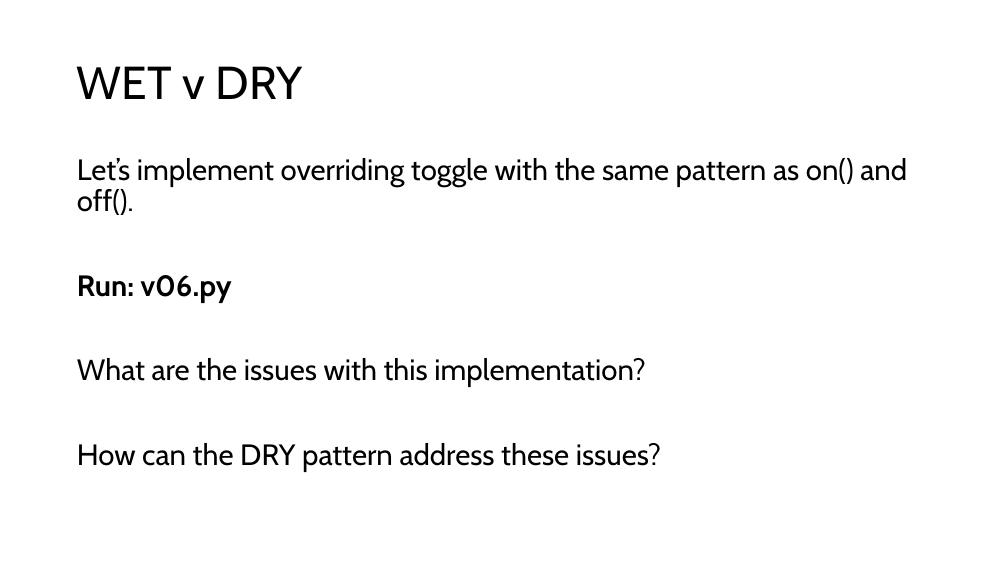
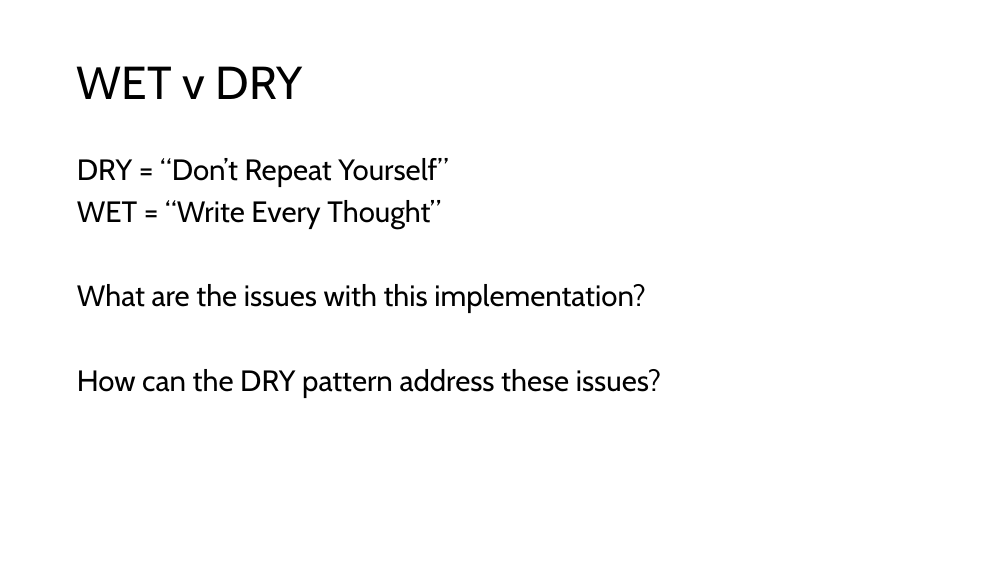
Before and after one commit to TempeHS/MicroPython_OOP_Pi_Pico_Mini_Project_Source, a slide deck: slide 11 of tutorials/presentations/Lecture2.pptx (slide 5 before the commit). Drawn at 1008x567 pixels with LibreOffice and Linux fonts; fonts in the diff are those of the drawing. Boxes give left, top, right and bottom in pixels: in the first picture for what was removed or moved away, otherwise in the second. Text is boxed around its words. In the diff, an @@ line names an element or a change of style, - is before the commit and + after.

```diff
--- a/tutorials/presentations/Lecture2.pptx
+++ b/tutorials/presentations/Lecture2.pptx
@@ text at (77, 158, 448, 229): text changed @@
-Let’s implement overriding toggle with the same pattern as on() and off().
-Run: v06.py
+DRY = “Don’t Repeat Yourself”
+WET = “Write Every Thought”
```
Also in this commit, not shown: 4 other slides changed, 11 slides added, 14 other files.
